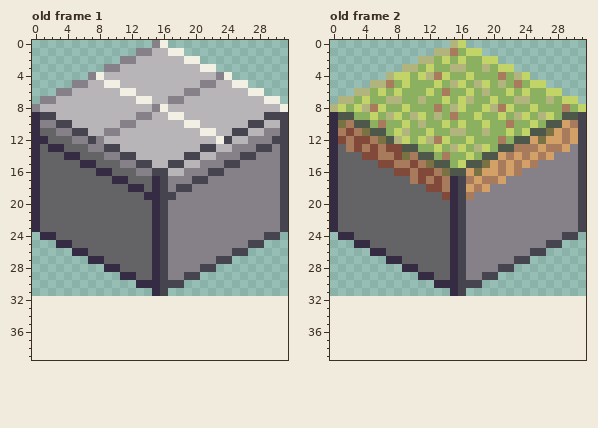
Two states of a pixel-art file, layer2/rendering/assets/iso/tiles/tiles.aseprite. The first picture shows the starting point.
32x32 pixels, 3 frames. Shown: old frame 1, old frame 2. The old version is drawn lined up with the new one, on the new canvas. The commit also changed other frames, which this record leaves out.
And afterwards:
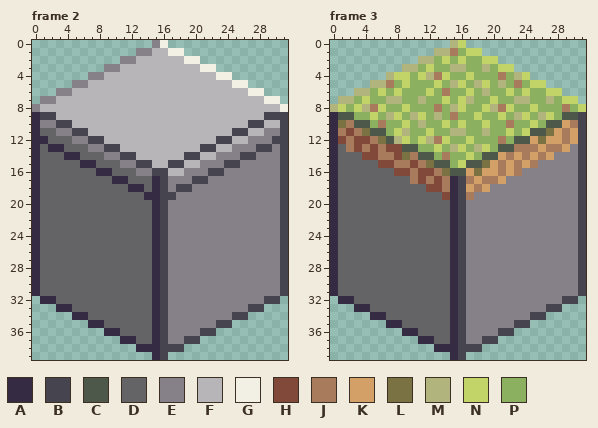
Palette (. is transparent): A #352b42  B #45444f  C #4e584a  D #646365  E #868188  F #b8b5b9  G #f2f0e5  H #80493a  J #a77b5b  K #d3a068  L #7b7243  M #b2b47e  N #c2d368  P #8ab060
A new or re-ordered frame is compared with the old frame closest to it.
Difference:
canvas 32x32 -> 32x40
frames re-ordered
Changed rows in their new state; - is an unchanged pixel.
Frame 2 against old frame 1:
first column x 8:
 4 E--------------G
 5 -FF----------FF-
 6 ---FF------FF---
 7 -----FF--FF-----
 8 -------FF-------
 9 -----FF--FF-----
10 ---FF------FF---
11 -FF----------FF-
12 B--------------B
first column x 0:
24 ADD--------------------------EEB
25 ADDDD----------------------EEEEB
26 ADDDDDD------------------EEEEEEB
27 ADDDDDDDD--------------EEEEEEEEB
28 ADDDDDDDDDD----------EEEEEEEEEEB
29 ADDDDDDDDDDDD------EEEEEEEEEEEEB
30 ADDDDDDDDDDDDDD--EEEEEEEEEEEEEEB
31 ADDDDDDDDDDDDDD--EEEEEEEEEEEEEEB
32 -AADDDDDDDDDDDDABEEEEEEEEEEEEBB-
33 ---AADDDDDDDDDDABEEEEEEEEEEBB---
34 -----AADDDDDDDDABEEEEEEEEBB-----
35 -------AADDDDDDABEEEEEEBB-------
36 ---------AADDDDABEEEEBB---------
37 -----------AADDABEEBB-----------
38 -------------AAABBB-------------
39 ---------------AB---------------
Frame 3 against old frame 2:
first column x 0:
24 ADD--------------------------EEB
25 ADDDD----------------------EEEEB
26 ADDDDDD------------------EEEEEEB
27 ADDDDDDDD--------------EEEEEEEEB
28 ADDDDDDDDDD----------EEEEEEEEEEB
29 ADDDDDDDDDDDD------EEEEEEEEEEEEB
30 ADDDDDDDDDDDDDD--EEEEEEEEEEEEEEB
31 ADDDDDDDDDDDDDD--EEEEEEEEEEEEEEB
32 -AADDDDDDDDDDDDABEEEEEEEEEEEEBB-
33 ---AADDDDDDDDDDABEEEEEEEEEEBB---
34 -----AADDDDDDDDABEEEEEEEEBB-----
35 -------AADDDDDDABEEEEEEBB-------
36 ---------AADDDDABEEEEBB---------
37 -----------AADDABEEBB-----------
38 -------------AAABBB-------------
39 ---------------AB---------------
